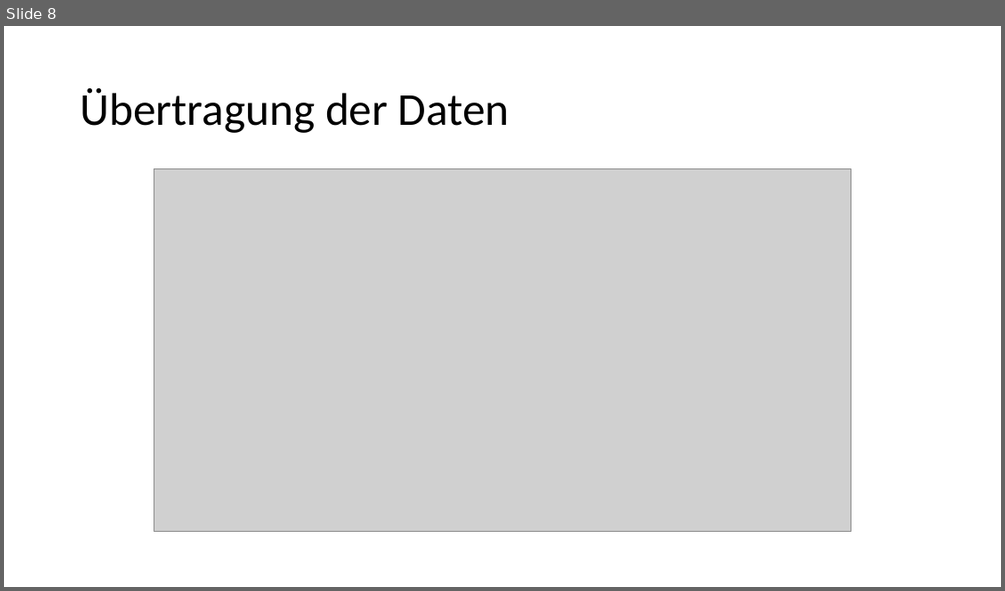
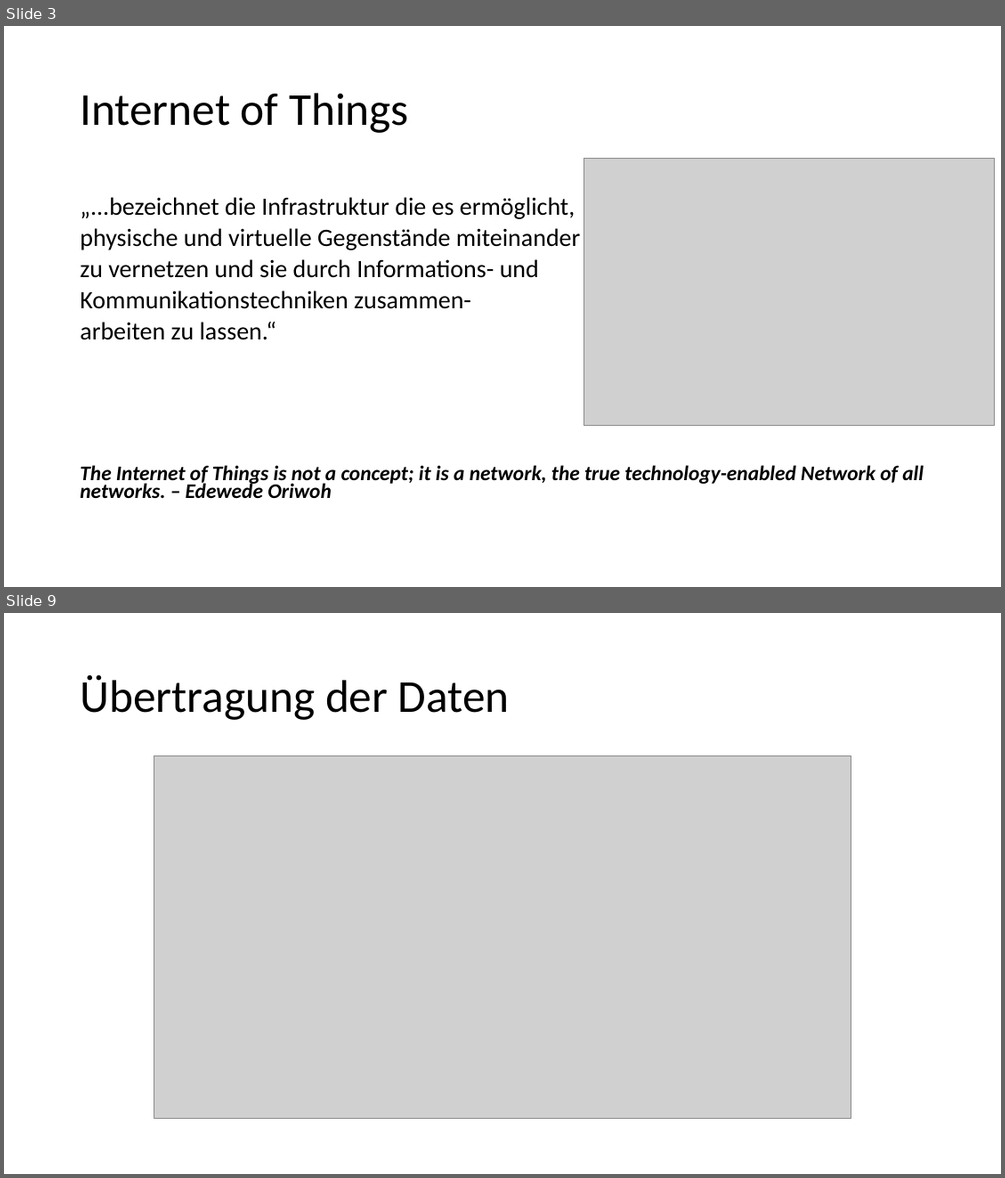
Before and after one commit to wh1tewid0w/summerschool2017, a slide deck: presentations/projectfinal-04-08-17.pptx. Shown one above the other, each under a label of ours: slide 8 before the commit, slides 3 and 9 after it; the slides between them are not shown. The pictures are 1005x591 and 1005x1178 pixels, drawn with LibreOffice and Linux fonts; fonts in the diff are those of the drawing; grey boxes stand for pictures; background and template pictures are left out. Boxes give left, top, right and bottom in pixels: in the first picture for what was removed or moved away, otherwise in the second. Text is boxed around its words. In the diff, an @@ line names an element or a change of style, - is before the commit and + after.

```diff
--- a/presentations/projectfinal-04-08-17.pptx
+++ b/presentations/projectfinal-04-08-17.pptx
@@ slide 3 added at (x1=4, y1=26, x2=1001, y2=587), background #FFFFFF @@
@@ title added at (x1=80, y1=93, x2=409, y2=133), 44 pt, text #000000 @@
+Internet of Things
@@ picture added at (x1=584, y1=159, x2=995, y2=426) @@
@@ text added at (x1=80, y1=197, x2=923, y2=498), 24 pt, text #000000 @@
+„...bezeichnet die Infrastruktur die es ermöglicht,
+physische und virtuelle Gegenstände miteinander
+zu vernetzen und sie durch Informations- und
+Kommunikationstechniken zusammen-
+arbeiten zu lassen.“
+The Internet of Things is not a concept; it is a network, the true technology-enabled Network of all networks. – Edewede Oriwoh
@@ what was slide 8 is now slide 9 @@
```
Also in this commit, not shown: 6 slides changed, 5 other slides added, 3 slides removed, 2 other files.
